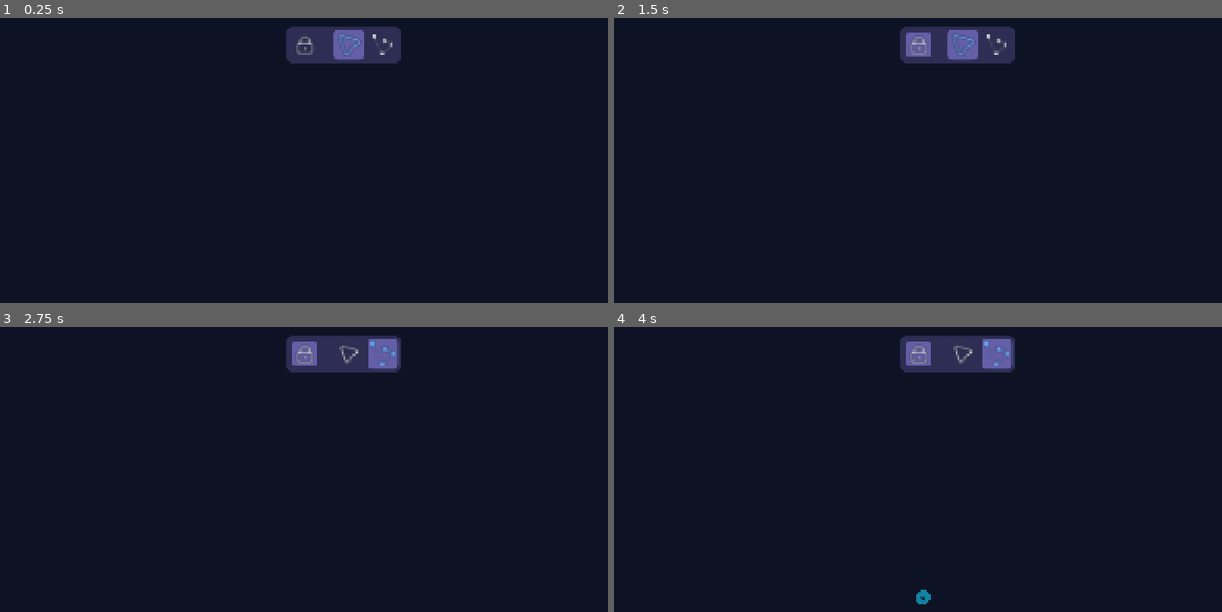
Above: before the commit, frames 1-4 (two rows, left to right).
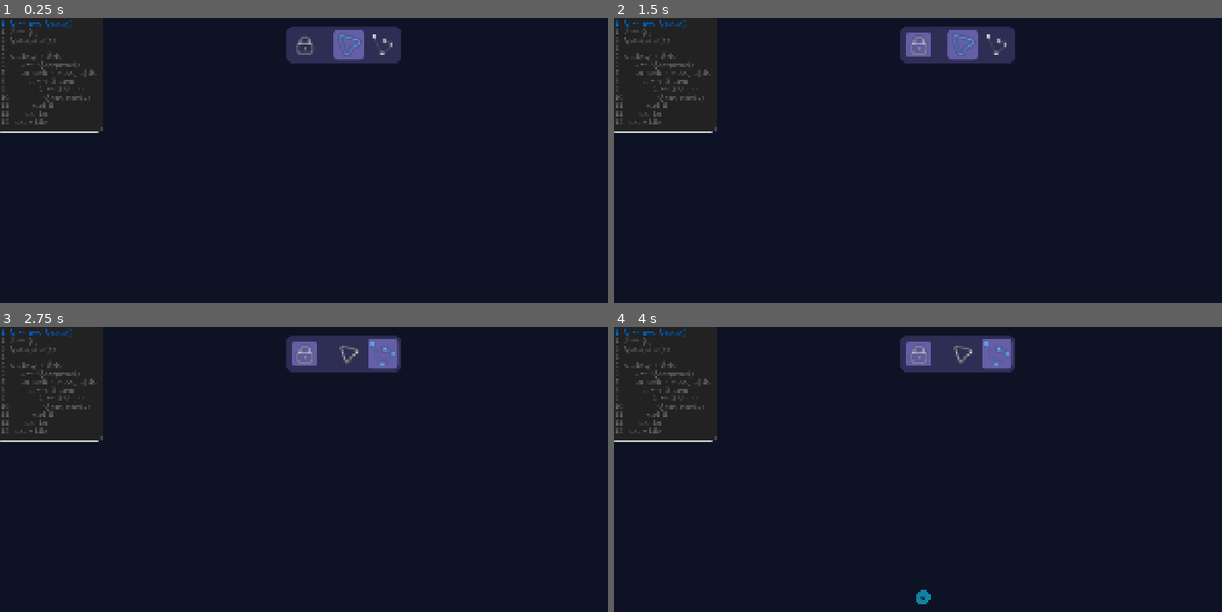
Above: after the commit, the same moments.

Repository: VerticesLTD/Graphos
Game: Godot game, scene res://Boot.tscn
Same seed, same stepped clock (60 frames per second), same inputs: the game is played once before the commit and once after it.
Inputs (mouse positions are in pixels of both pictures, inside the frame that each line leads up to):
- Up to frame 1 (0.25 s): no input
- Up to frame 2 (1.5 s): click (918, 43) at 0.5 s; click (960, 43) at 1.25 s
- Up to frame 3 (2.75 s): click (383, 352) at 2 s
- Up to frame 4 (4 s): tap Enter at 2.75 s; move the mouse to (1106, 500) at 2.77 s; hold Right (ui_right) 2.78-3.5 s; tap Ctrl (ctrl) at 2.85 s; click (1106, 500) at 2.92 s; tap Space at 3.02, 3.5 s; drag from (1106, 500) to (924, 597) at 3.52 s

The runs differ from the first frame. In frame 1, 1.2% of the frame differs, in the area x 0-17%, y 0-41%; in frame 2, 1.2%; in frame 3, 1.2%; in frame 4, 1.2%.
Error after the commit: Trying to assign value of type 'PanelContainer' to a variable of type 'MarginContainer'. (res://scenes/algorithm_player/algorithm_player.gd:10)

Commit message:
Improve visual appearance of pseudo code

Diff:
--- a/scenes/pseudo_visualizer/pseudo_visualizer.gd
+++ b/scenes/pseudo_visualizer/pseudo_visualizer.gd
@@ -1,5 +1,5 @@
 @tool
-extends MarginContainer
+extends PanelContainer
 
 @export var data: PseudoCodeData:
 	set(value):
--- a/scenes/pseudo_visualizer/pseudo_visualizer.tscn
+++ b/scenes/pseudo_visualizer/pseudo_visualizer.tscn
@@ -1,30 +1,38 @@
 [gd_scene format=3 uid="uid://bncd71mkqi3wv"]
 
-[ext_resource type="Script" uid="uid://djj2slw3o7awh" path="res://scenes/pseudo_visualizer/pseudo_visualizer.gd" id="1_fc4ul"]
+[ext_resource type="StyleBox" uid="uid://cue12yqt46nqj" path="res://scenes/pseudo_visualizer/visualizer_panel_style.tres" id="1_k23mk"]
 [ext_resource type="FontFile" uid="uid://d4hyiamuhdsom" path="res://assets/fonts/latinmodern-math.otf" id="2_43rel"]
+[ext_resource type="Script" uid="uid://djj2slw3o7awh" path="res://scenes/pseudo_visualizer/pseudo_visualizer.gd" id="2_a00k7"]
 
-[node name="PseudoVisualizer" type="MarginContainer" unique_id=1374754234]
-anchors_preset = 8
-anchor_left = 0.5
-anchor_top = 0.5
-anchor_right = 0.5
-anchor_bottom = 0.5
-grow_horizontal = 2
-grow_vertical = 2
-script = ExtResource("1_fc4ul")
-
-[node name="CodeBackground" type="PanelContainer" parent="." unique_id=870985294]
-layout_mode = 2
+[node name="CodeBackground" type="PanelContainer" unique_id=870985294]
+offset_right = 268.0
+offset_bottom = 299.0
 size_flags_horizontal = 4
 size_flags_vertical = 4
+theme_override_styles/panel = ExtResource("1_k23mk")
+script = ExtResource("2_a00k7")
 
-[node name="PseudoDisplay" type="RichTextLabel" parent="CodeBackground" unique_id=880065330]
+[node name="PseudoDisplay" type="RichTextLabel" parent="." unique_id=880065330]
 layout_mode = 2
 theme_override_fonts/normal_font = ExtResource("2_43rel")
 theme_override_fonts/bold_font = ExtResource("2_43rel")
 theme_override_font_sizes/normal_font_size = 22
 theme_override_font_sizes/bold_font_size = 22
 bbcode_enabled = true
+text = "[outline_size=2][outline_color=black][color=#0080ffff][b]1. Q ← new Queue()[/b][/color][/outline_color][/outline_size]
+[color=#707070ff][b]2. S ← {s}[/b][/color]
+[color=#707070ff][b]3. Q.enqueue(s)[/b][/color]
+[color=#707070ff][b]4. [/b][/color]
+[color=#707070ff][b]5. while Q ≠ ∅ do[/b][/color]
+[color=#707070ff][b]6.     u ← Q.dequeue()[/b][/color]
+[color=#707070ff][b]7.     for each v ∈ Adj[lb]u] do[/b][/color]
+[color=#707070ff][b]8.         if v ∉ S then[/b][/color]
+[color=#707070ff][b]9.             S ← S ∪ {v}[/b][/color]
+[color=#707070ff][b]10.             Q.enqueue(v)[/b][/color]
+[color=#707070ff][b]11.         end if[/b][/color]
+[color=#707070ff][b]12.     end for[/b][/color]
+[color=#707070ff][b]13. end while[/b][/color]
+"
 fit_content = true
 autowrap_mode = 0
 vertical_alignment = 3
--- /dev/null
+++ b/scenes/pseudo_visualizer/visualizer_panel_style.tres
@@ -0,0 +1,17 @@
+[gd_resource type="StyleBoxFlat" format=3 uid="uid://cue12yqt46nqj"]
+
+[resource]
+bg_color = Color(0.13501206, 0.13501206, 0.135012, 1)
+border_width_left = 3
+border_width_top = 3
+border_width_right = 3
+border_width_bottom = 3
+border_blend = true
+corner_radius_top_left = 18
+corner_radius_top_right = 18
+corner_radius_bottom_right = 18
+corner_radius_bottom_left = 18
+expand_margin_left = 15.0
+expand_margin_top = 15.0
+expand_margin_right = 15.0
+expand_margin_bottom = 15.0
